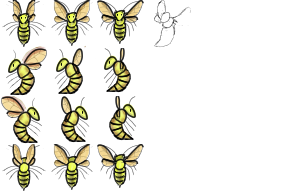
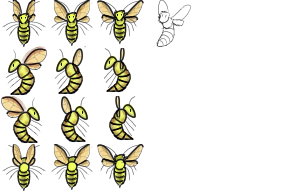
Before/after of a 288 × 192 layered artwork. What changed in the layer stack:
added layer "Sketch 3" in group "Left down 1" over [154, 0, 192, 48]
hid "Sketch 2", opacity 100% → 51% over [154, 0, 192, 48]
